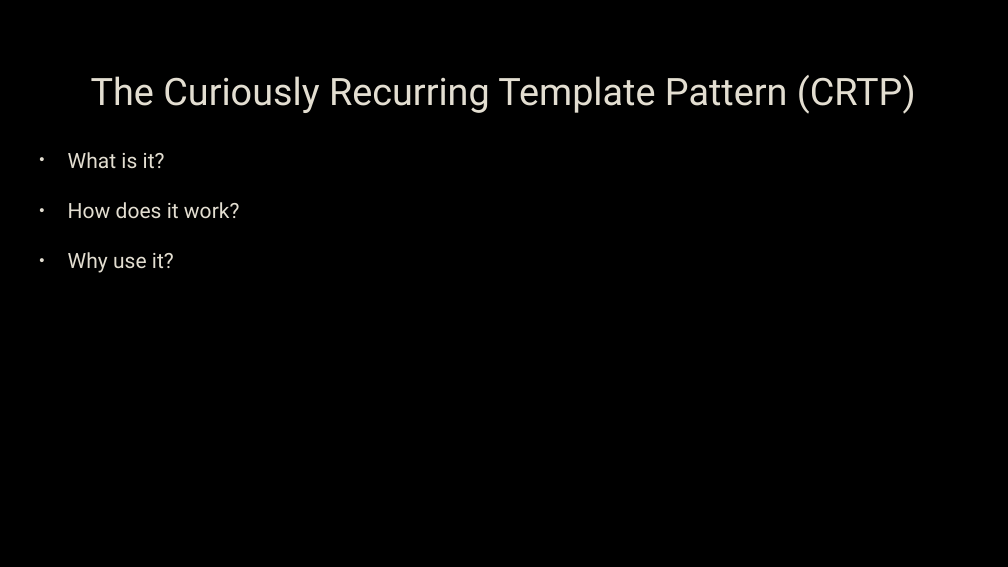
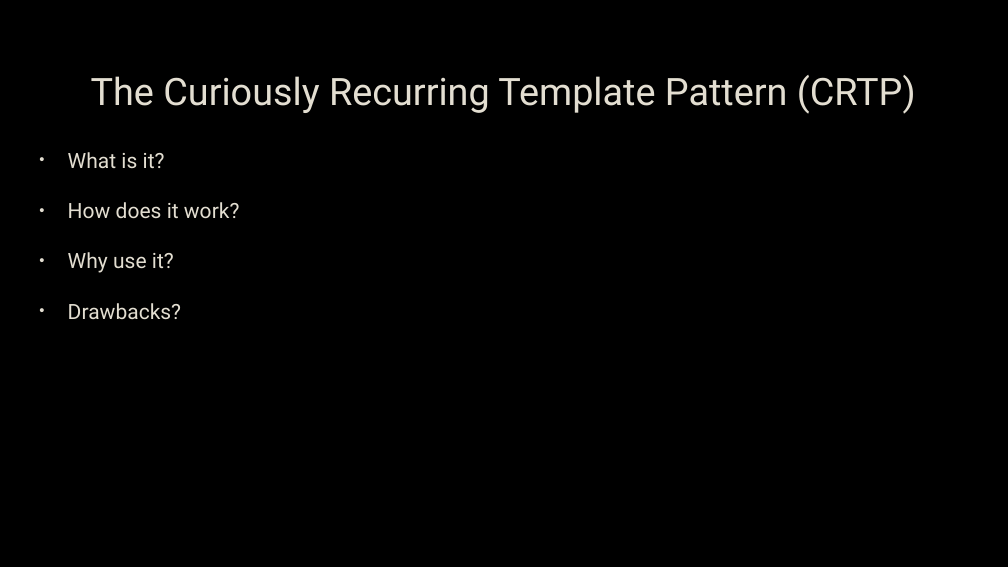
Before and after one commit to capsocrates/crtp-meetup-talk, a slide deck: slide 2 of CRTP.pptx. Drawn at 1008x567 pixels with LibreOffice and Linux fonts; fonts in the diff are those of the drawing; background and template pictures are left out. Boxes give left, top, right and bottom in pixels: in the first picture for what was removed or moved away, otherwise in the second. Text is boxed around its words. In the diff, an @@ line names an element or a change of style, - is before the commit and + after.

```diff
--- a/CRTP.pptx
+++ b/CRTP.pptx
@@ text at box(68, 303, 181, 319): paragraph added @@
+• Drawbacks?
```
Also in this commit, not shown: 1 other slide changed, 5 slides added.
